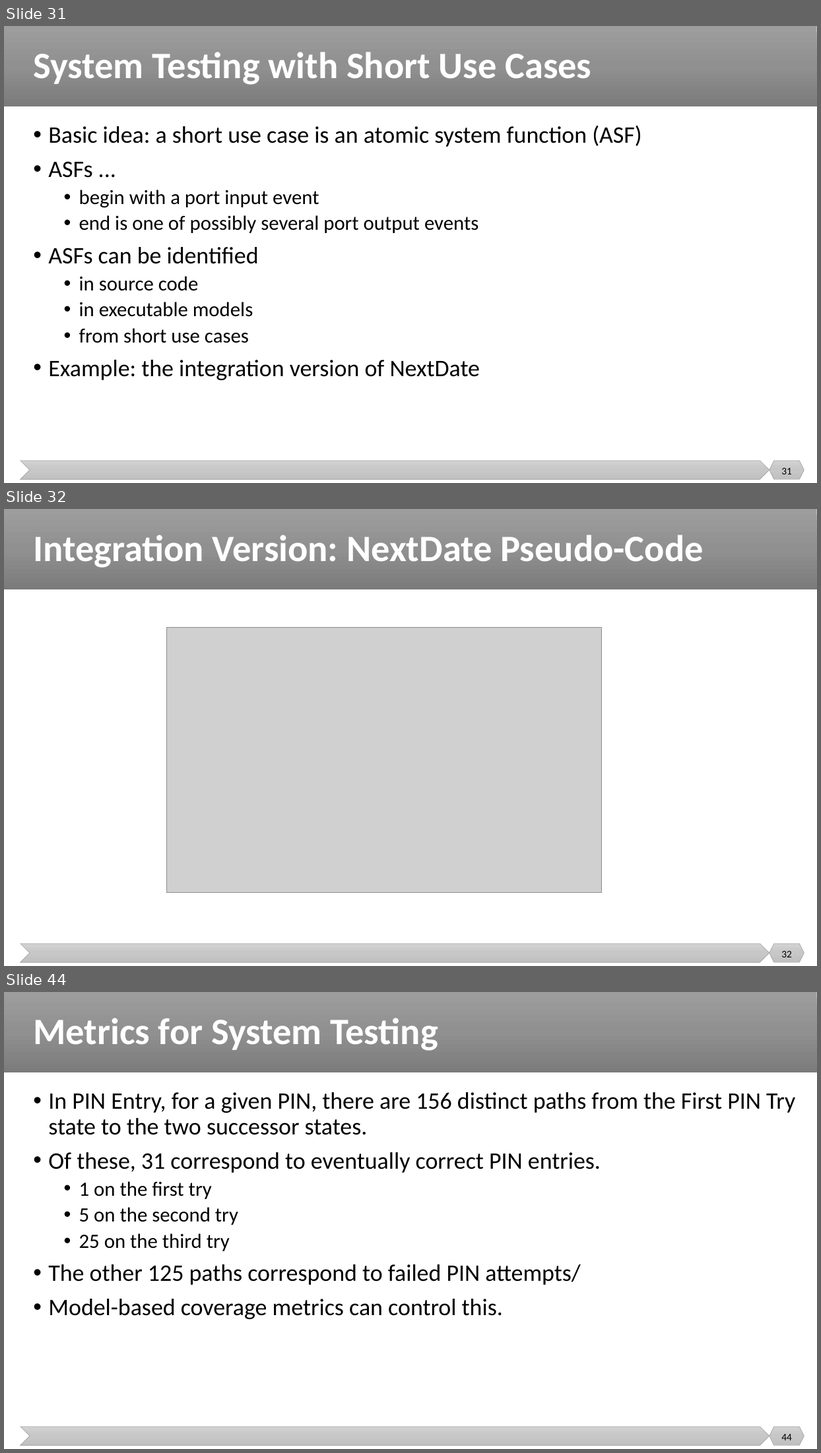
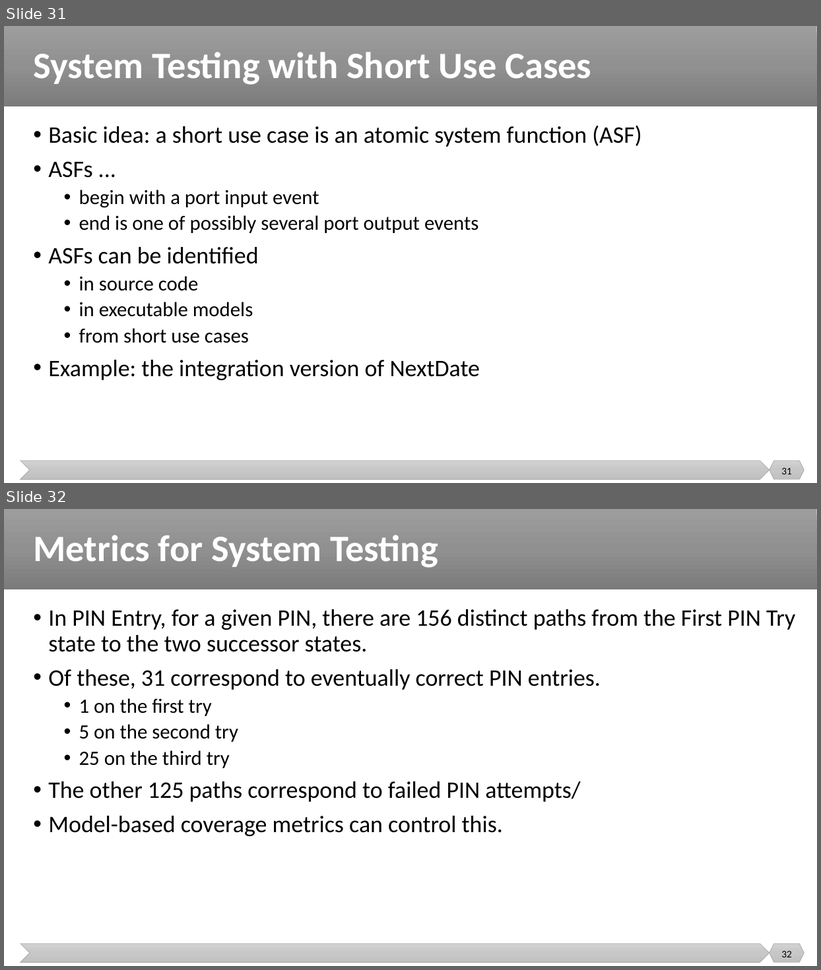
Before and after one commit to malenezi/malenezi, a slide deck: new_SE401/Lectures/8-Integration, System and Regression Testing/System Testing.pptx. Shown one above the other, each under a label of ours: slides 31, 32 and 44 before the commit, slides 31 and 32 after it; the slides between them are not shown. The pictures are 821x1453 and 821x970 pixels, drawn with LibreOffice and Linux fonts; fonts in the diff are those of the drawing; grey boxes stand for pictures. Boxes give left, top, right and bottom in pixels: in the first picture for what was removed or moved away, otherwise in the second. Text is boxed around its words. In the diff, an @@ line names an element or a change of style, - is before the commit and + after.

```diff
--- a/new_SE401/Lectures/8-Integration, System and Regression Testing/System Testing.pptx
+++ b/new_SE401/Lectures/8-Integration, System and Regression Testing/System Testing.pptx
@@ slide 32 removed at (4,509,817,966), background #FFFFFF; not listed: 3 template elements that a slide beside it also shows @@
@@ title removed at (33,535,704,568) @@
-Integration Version: NextDate Pseudo-Code
@@ picture removed at (166,627,602,892) @@
@@ page number removed at (781,951,792,958) @@
-32
@@ what was slide 44 is now slide 32 @@
@@ page number at (781,951,792,958): text changed @@
-44
+32
```
Also in this commit, not shown: 1 slide changed, 11 other slides removed, 1 other file.
